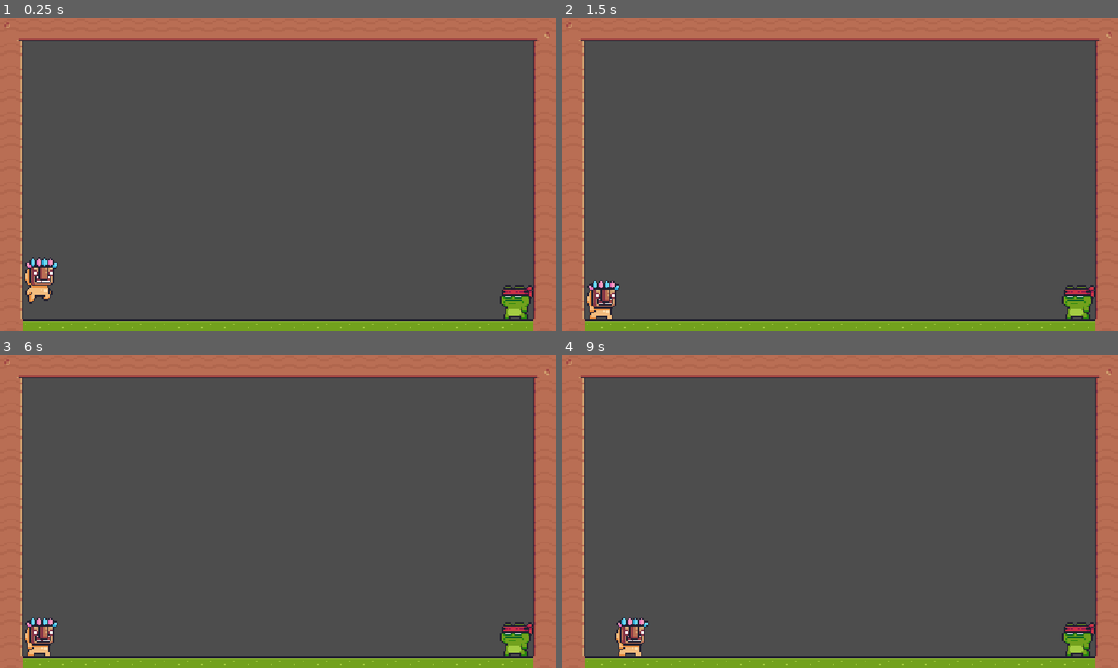
Above: before the commit, frames 1-4 (two rows, left to right).
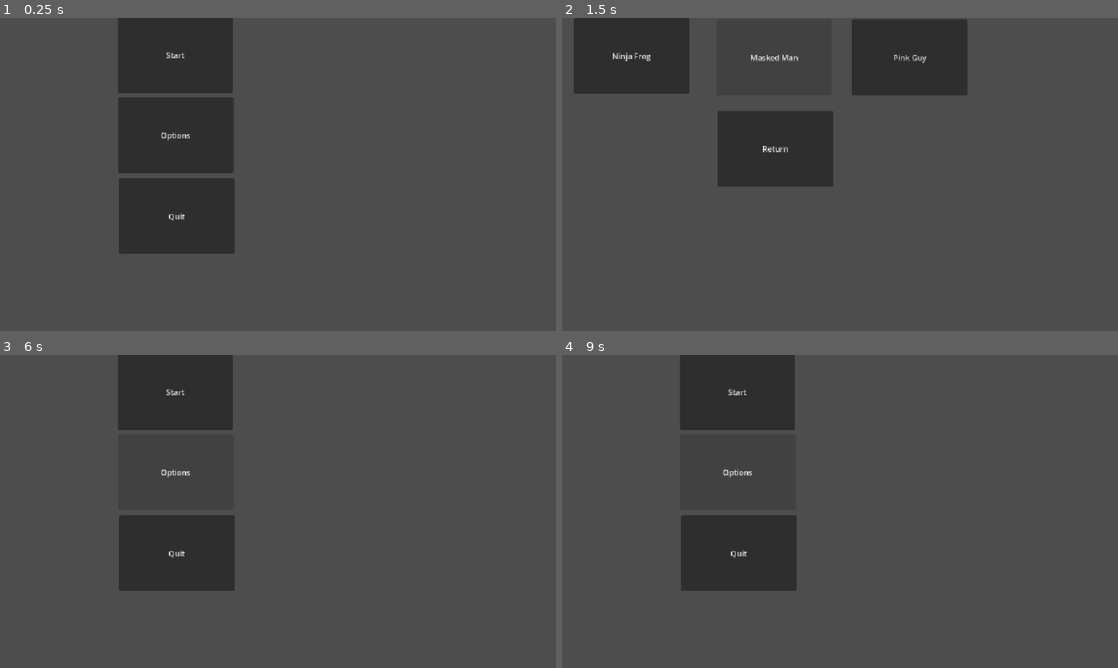
Above: after the commit, the same moments.

Repository: DinomonmonS/War-For-The-World-Tree
Game: Godot game, scene res://Menus/Main Menu.tscn
The game is run twice, just before and just after one commit, with the same random seed, the same clock (stepped at 60 frames per second) and the same inputs. Before the commit the project starts from res://Grass.tscn.
Inputs (mouse positions are in pixels of both pictures, inside the frame that each line leads up to):
- Up to frame 1 (0.25 s): no input
- Up to frame 2 (1.5 s): click (739, 133) at 0.5 s, where only the run after the commit has a clickable "Options"; click (739, 55) at 1.25 s, where only the run after the commit has a clickable "Start"
- Up to frame 3 (6 s): click (72, 392) at 2 s, where only the run after the commit has a clickable "Ninja Frog"; click (211, 395) at 2.75 s, where only the run after the commit has a clickable "Masked Man"; click (72, 392) at 3.5 s, where only the run after the commit has a clickable "Ninja Frog"; click (211, 395) at 4.25 s, where only the run after the commit has a clickable "Masked Man"; click (350, 395) at 5 s, where only the run after the commit has a clickable "Pink Guy"; click (211, 486) at 5.75 s, where only the run after the commit has a clickable "Return"
- Up to frame 4 (9 s): click (739, 392) at 6.5 s, where only the run after the commit has a clickable "Start"; click (912, 395) at 7.25 s, where only the run after the commit has a clickable "Pink Guy"; click (773, 486) at 8 s, where only the run after the commit has a clickable "Return"; tap Enter at 8.75 s; hold D (Right P1) from 8.78 s (still down); tap L (Heavy P1) at 8.85 s

The runs differ from the first frame. In frame 1, 33% of the frame differs, in the area x 0-100%, y 0-100%; in frame 2, 31%; in frame 3, 28%; in frame 4, 28%.

Commit message:
menu prototypes

Diff:
--- a/Characters/Ninja Frog Controller.gd
+++ b/Characters/Ninja Frog Controller.gd
@@ -20,14 +20,19 @@
 
 	if JumpCount == 0:
 		velocity += get_gravity() * delta
-
+		if T == 1:
+			velocity += get_gravity() * delta
 	if JumpCount == 1:
 		velocity += get_gravity() * delta
 		sprite_2d.animation = "Jump"
+		if T == 1:
+			velocity += get_gravity() * delta
 
 	if JumpCount == 2:
 		velocity += get_gravity() * delta
 		sprite_2d.animation = "Jump 2"
+		if T == 1:
+			velocity += get_gravity() * delta
 
 
 	if Input.is_action_just_pressed("Jump P2") and JumpCount < 2:
--- /dev/null
+++ b/Menus/CHMenu.gd
@@ -0,0 +1,26 @@
+extends Node2D
+var F = 0
+var M = 0
+var P = 0
+var Ch = 0
+
+func _ready() -> void: # Called when the node enters the scene tree for the first time.
+	pass
+
+func _process(delta: float) -> void: # Called every frame. 'delta' is the elapsed time since the previous frame.
+	if Ch == 2:
+		get_tree().change_scene_to_file("res://Menus/Stage Menu.tscn")
+
+func _on_frog_pressed():
+	F += 1
+	Ch += 1
+func _on_mask_pressed():
+	M += 1
+	Ch += 1
+
+func _on_pink_pressed():
+	P += 1
+	Ch += 1
+
+func _on_back_pressed():
+	get_tree().change_scene_to_file("res://Menus/Main Menu.tscn")
--- /dev/null
+++ b/Menus/Character Menu.tscn
@@ -0,0 +1,55 @@
+[gd_scene format=3 uid="uid://cmu0pwn46a1vm"]
+
+[ext_resource type="Script" uid="uid://bq0vmpkhwff2o" path="res://Menus/CHMenu.gd" id="1_5froy"]
+
+[node name="Menu" type="Node2D" unique_id=1577421315]
+script = ExtResource("1_5froy")
+
+[node name="button_manager" type="Control" parent="." unique_id=1402924087]
+layout_mode = 3
+anchors_preset = 0
+offset_right = 40.0
+offset_bottom = 40.0
+
+[node name="Frog" type="Button" parent="button_manager" unique_id=1311750743]
+layout_mode = 0
+offset_left = 25.0
+offset_right = 264.0
+offset_bottom = 157.0
+text = "Ninja Frog
+"
+
+[node name="Mask" type="Button" parent="button_manager" unique_id=2102015335]
+layout_mode = 0
+offset_left = 320.0
+offset_top = 3.0
+offset_right = 559.0
+offset_bottom = 160.0
+text = "Masked Man
+"
+
+[node name="Pink" type="Button" parent="button_manager" unique_id=267041835]
+layout_mode = 0
+offset_left = 601.0
+offset_top = 3.0
+offset_right = 840.0
+offset_bottom = 160.0
+text = "Pink Guy"
+
+[node name="Back" type="Button" parent="button_manager" unique_id=1891739017]
+layout_mode = 0
+offset_left = 323.0
+offset_top = 192.0
+offset_right = 562.0
+offset_bottom = 349.0
+text = "Return
+"
+
+[connection signal="pressed" from="button_manager/Frog" to="." method="_on_frog_pressed"]
+[connection signal="pressed" from="button_manager/Frog" to="." method="_on_start_pressed"]
+[connection signal="pressed" from="button_manager/Mask" to="." method="_on_options_pressed"]
+[connection signal="pressed" from="button_manager/Mask" to="." method="_on_mask_pressed"]
+[connection signal="pressed" from="button_manager/Pink" to="." method="_on_quit_pressed"]
+[connection signal="pressed" from="button_manager/Pink" to="." method="_on_pink_pressed"]
+[connection signal="pressed" from="button_manager/Back" to="." method="_on_quit_pressed"]
+[connection signal="pressed" from="button_manager/Back" to="." method="_on_back_pressed"]
--- /dev/null
+++ b/Menus/Main Menu.tscn
@@ -0,0 +1,40 @@
+[gd_scene format=3 uid="uid://gdrn5gunm4vi"]
+
+[ext_resource type="Script" uid="uid://b4fulpr3b3f21" path="res://Menus/menu.gd" id="1_6uquc"]
+
+[node name="Menu" type="Node2D" unique_id=1577421315]
+script = ExtResource("1_6uquc")
+
+[node name="button_manager" type="Control" parent="." unique_id=1402924087]
+layout_mode = 3
+anchors_preset = 0
+offset_right = 40.0
+offset_bottom = 40.0
+
+[node name="Start" type="Button" parent="button_manager" unique_id=1311750743]
+layout_mode = 0
+offset_left = 244.0
+offset_top = -2.0
+offset_right = 483.0
+offset_bottom = 155.0
+text = "Start"
+
+[node name="Options" type="Button" parent="button_manager" unique_id=2102015335]
+layout_mode = 0
+offset_left = 245.0
+offset_top = 164.0
+offset_right = 484.0
+offset_bottom = 321.0
+text = "Options"
+
+[node name="Quit" type="Button" parent="button_manager" unique_id=267041835]
+layout_mode = 0
+offset_left = 247.0
+offset_top = 332.0
+offset_right = 486.0
+offset_bottom = 489.0
+text = "Quit"
+
+[connection signal="pressed" from="button_manager/Start" to="." method="_on_start_pressed"]
+[connection signal="pressed" from="button_manager/Options" to="." method="_on_options_pressed"]
+[connection signal="pressed" from="button_manager/Quit" to="." method="_on_quit_pressed"]
--- /dev/null
+++ b/Menus/STMenu.gd
@@ -0,0 +1,23 @@
+extends Node2D
+
+
+# Called when the node enters the scene tree for the first time.
+func _ready() -> void:
+	pass # Replace with function body.
+
+
+# Called every frame. 'delta' is the elapsed time since the previous frame.
+func _process(delta: float) -> void:
+	pass
+
+func _on_start_pressed():
+	get_tree().change_scene_to_file("res://Levels/Grass.tscn")
+
+func _on_options_pressed():
+	pass
+
+func _on_quit_pressed():
+	pass
+
+func _on_back2_pressed():
+	pass
--- /dev/null
+++ b/Menus/Stage Menu.tscn
@@ -0,0 +1,56 @@
+[gd_scene format=3 uid="uid://dhhh0mf5ojwqs"]
+
+[ext_resource type="Script" uid="uid://bq0vmpkhwff2o" path="res://Menus/CHMenu.gd" id="1_pbd0h"]
+
+[node name="Menu" type="Node2D" unique_id=1577421315]
+script = ExtResource("1_pbd0h")
+
+[node name="button_manager" type="Control" parent="." unique_id=1402924087]
+layout_mode = 3
+anchors_preset = 0
+offset_right = 40.0
+offset_bottom = 40.0
+
+[node name="Frog" type="Button" parent="button_manager" unique_id=1311750743]
+layout_mode = 0
+offset_left = 25.0
+offset_right = 264.0
+offset_bottom = 157.0
+text = "Ninja Frog
+"
+
+[node name="Mask" type="Button" parent="button_manager" unique_id=2102015335]
+layout_mode = 0
+offset_left = 320.0
+offset_top = 3.0
+offset_right = 559.0
+offset_bottom = 160.0
+text = "Masked Man
+"
+
+[node name="Pink" type="Button" parent="button_manager" unique_id=267041835]
+layout_mode = 0
+offset_left = 601.0
+offset_top = 3.0
+offset_right = 840.0
+offset_bottom = 160.0
+text = "Pink Guy"
+
+[node name="Back" type="Button" parent="button_manager" unique_id=1891739017]
+layout_mode = 0
+offset_left = 323.0
+offset_top = 192.0
+offset_right = 562.0
+offset_bottom = 349.0
+text = "Return
+"
+
+[connection signal="pressed" from="button_manager/Frog" to="." method="_on_frog_pressed"]
+[connection signal="pressed" from="button_manager/Frog" to="." method="_on_start_pressed"]
+[connection signal="pressed" from="button_manager/Mask" to="." method="_on_mask_pressed"]
+[connection signal="pressed" from="button_manager/Mask" to="." method="_on_options_pressed"]
+[connection signal="pressed" from="button_manager/Pink" to="." method="_on_pink_pressed"]
+[connection signal="pressed" from="button_manager/Pink" to="." method="_on_quit_pressed"]
+[connection signal="pressed" from="button_manager/Back" to="." method="_on_back_pressed"]
+[connection signal="pressed" from="button_manager/Back" to="." method="_on_quit_pressed"]
+[connection signal="pressed" from="button_manager/Back" to="." method="_on_back2_pressed"]
--- /dev/null
+++ b/Menus/menu.gd
@@ -0,0 +1,20 @@
+extends Node2D
+
+
+# Called when the node enters the scene tree for the first time.
+func _ready() -> void:
+	pass # Replace with function body.
+
+
+# Called every frame. 'delta' is the elapsed time since the previous frame.
+func _process(delta: float) -> void:
+	pass
+
+func _on_start_pressed():
+	get_tree().change_scene_to_file("res://Menus/Character Menu.tscn")
+
+func _on_options_pressed():
+	pass
+
+func _on_quit_pressed():
+	get_tree().quit()
--- a/project.godot
+++ b/project.godot
@@ -11,7 +11,7 @@
 [application]
 
 config/name="War For The World Tree"
-run/main_scene="uid://bbp4ehs7bncdb"
+run/main_scene="uid://gdrn5gunm4vi"
 config/features=PackedStringArray("4.7", "Mobile")
 config/icon="res://icon.svg"
 
@@ -47,18 +47,21 @@
 "deadzone": 0.2,
 "events": [Object(InputEventJoypadMotion,"resource_local_to_scene":false,"resource_name":"","device":1,"axis":0,"axis_value":-1.0,"script":null)
 , Object(InputEventJoypadButton,"resource_local_to_scene":false,"resource_name":"","device":1,"button_index":13,"pressure":0.0,"pressed":false,"script":null)
+, Object(InputEventKey,"resource_local_to_scene":false,"resource_name":"","device":-1,"window_id":0,"alt_pressed":false,"shift_pressed":false,"ctrl_pressed":false,"meta_pressed":false,"pressed":false,"keycode":0,"physical_keycode":4194319,"key_label":0,"unicode":0,"location":0,"echo":false,"script":null)
 ]
 }
 "Right P2"={
 "deadzone": 0.2,
 "events": [Object(InputEventJoypadMotion,"resource_local_to_scene":false,"resource_name":"","device":1,"axis":0,"axis_value":1.0,"script":null)
 , Object(InputEventJoypadButton,"resource_local_to_scene":false,"resource_name":"","device":1,"button_index":14,"pressure":0.0,"pressed":false,"script":null)
+, Object(InputEventKey,"resource_local_to_scene":false,"resource_name":"","device":-1,"window_id":0,"alt_pressed":false,"shift_pressed":false,"ctrl_pressed":false,"meta_pressed":false,"pressed":false,"keycode":0,"physical_keycode":4194321,"key_label":0,"unicode":0,"location":0,"echo":false,"script":null)
 ]
 }
 "Jump P2"={
 "deadzone": 0.2,
 "events": [Object(InputEventJoypadButton,"resource_local_to_scene":false,"resource_name":"","device":1,"button_index":11,"pressure":0.0,"pressed":false,"script":null)
 , Object(InputEventJoypadMotion,"resource_local_to_scene":false,"resource_name":"","device":1,"axis":1,"axis_value":-1.0,"script":null)
+, Object(InputEventKey,"resource_local_to_scene":false,"resource_name":"","device":-1,"window_id":0,"alt_pressed":false,"shift_pressed":false,"ctrl_pressed":false,"meta_pressed":false,"pressed":false,"keycode":0,"physical_keycode":4194320,"key_label":0,"unicode":0,"location":0,"echo":false,"script":null)
 ]
 }
 "Light P1"={
@@ -82,16 +85,19 @@
 "Light P2"={
 "deadzone": 0.2,
 "events": [Object(InputEventJoypadButton,"resource_local_to_scene":false,"resource_name":"","device":1,"button_index":2,"pressure":0.0,"pressed":true,"script":null)
+, Object(InputEventKey,"resource_local_to_scene":false,"resource_name":"","device":-1,"window_id":0,"alt_pressed":false,"shift_pressed":false,"ctrl_pressed":false,"meta_pressed":false,"pressed":false,"keycode":0,"physical_keycode":4194439,"key_label":0,"unicode":0,"location":0,"echo":false,"script":null)
 ]
 }
 "Medium P2"={
 "deadzone": 0.2,
 "events": [Object(InputEventJoypadButton,"resource_local_to_scene":false,"resource_name":"","device":1,"button_index":3,"pressure":0.0,"pressed":true,"script":null)
+, Object(InputEventKey,"resource_local_to_scene":false,"resource_name":"","device":-1,"window_id":0,"alt_pressed":false,"shift_pressed":false,"ctrl_pressed":false,"meta_pressed":false,"pressed":false,"keycode":0,"physical_keycode":4194440,"key_label":0,"unicode":0,"location":0,"echo":false,"script":null)
 ]
 }
 "Heavy P2"={
 "deadzone": 0.2,
 "events": [Object(InputEventJoypadButton,"resource_local_to_scene":false,"resource_name":"","device":1,"button_index":1,"pressure":0.0,"pressed":true,"script":null)
+, Object(InputEventKey,"resource_local_to_scene":false,"resource_name":"","device":-1,"window_id":0,"alt_pressed":false,"shift_pressed":false,"ctrl_pressed":false,"meta_pressed":false,"pressed":false,"keycode":0,"physical_keycode":4194441,"key_label":0,"unicode":0,"location":0,"echo":false,"script":null)
 ]
 }
 "Down P1"={
@@ -105,6 +111,7 @@
 "deadzone": 0.2,
 "events": [Object(InputEventJoypadMotion,"resource_local_to_scene":false,"resource_name":"","device":0,"axis":1,"axis_value":1.0,"script":null)
 , Object(InputEventJoypadButton,"resource_local_to_scene":false,"resource_name":"","device":0,"button_index":12,"pressure":0.0,"pressed":true,"script":null)
+, Object(InputEventKey,"resource_local_to_scene":false,"resource_name":"","device":-1,"window_id":0,"alt_pressed":false,"shift_pressed":false,"ctrl_pressed":false,"meta_pressed":false,"pressed":false,"keycode":0,"physical_keycode":4194322,"key_label":0,"unicode":0,"location":0,"echo":false,"script":null)
 ]
 }
 "Special P1"={
@@ -116,6 +123,7 @@
 "Special P2"={
 "deadzone": 0.2,
 "events": [Object(InputEventJoypadButton,"resource_local_to_scene":false,"resource_name":"","device":1,"button_index":0,"pressure":0.0,"pressed":true,"script":null)
+, Object(InputEventKey,"resource_local_to_scene":false,"resource_name":"","device":-1,"window_id":0,"alt_pressed":false,"shift_pressed":false,"ctrl_pressed":false,"meta_pressed":false,"pressed":false,"keycode":0,"physical_keycode":4194443,"key_label":0,"unicode":0,"location":0,"echo":false,"script":null)
 ]
 }
 
Renamed: Grass.tscn -> Levels/Grass.tscn
Not shown, added: Menus/CHMenu.gd.uid
Not shown, added: Menus/STMenu.gd.uid
Not shown, added: Menus/menu.gd.uid
